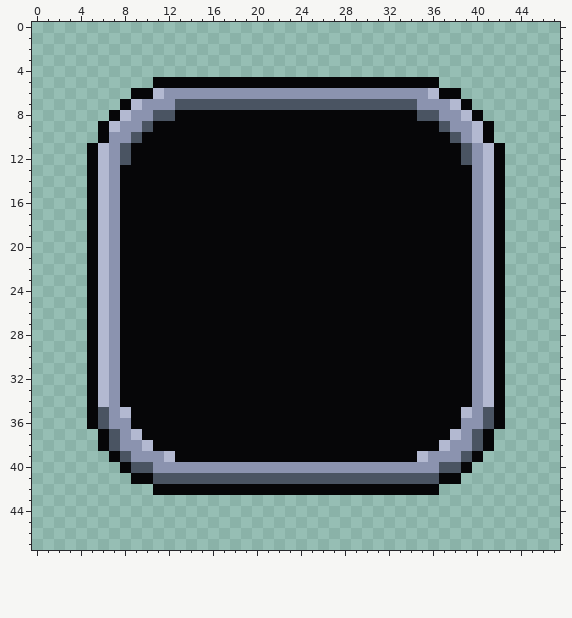
File history of a pixel-art file, art/ninePatch.aseprite. Above: the version before the commit.
48x48 pixels, 1 frame.
The result:
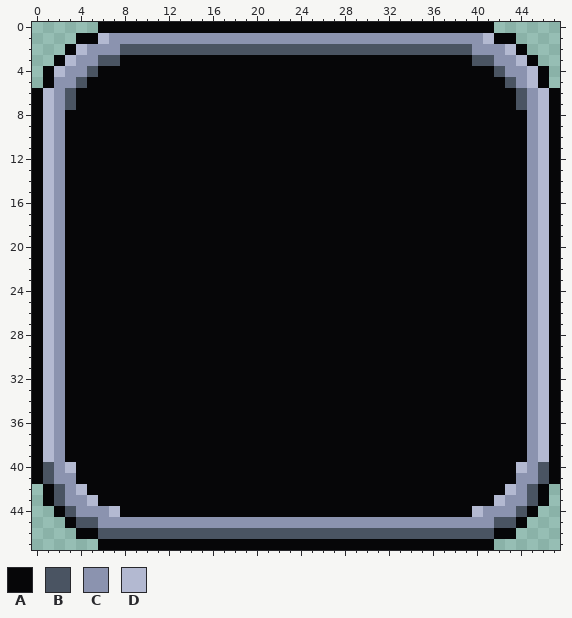
Palette (. is transparent): A #060608  B #4a5462  C #8b93af  D #b3b9d1
Edits made:
y 0: x 6..41 .................................... -> AAAAAAAAAAAAAAAAAAAAAAAAAAAAAAAAAAAA
y 1: x 4..43 ........................................ -> AADCCCCCCCCCCCCCCCCCCCCCCCCCCCCCCCCCCDAA
y 2: x 3..44 .......................................... -> ADCCCBBBBBBBBBBBBBBBBBBBBBBBBBBBBBBBBCCCDA
y 3: x 2..45 ............................................ -> ADCCBBAAAAAAAAAAAAAAAAAAAAAAAAAAAAAAAABBCCDA
y 4: x 1..46 .............................................. -> ADCCBAAAAAAAAAAAAAAAAAAAAAAAAAAAAAAAAAAAABCCDA
y 5: x 1..10 .......... -> ACCBAAAAAA; x 37..46 .......... -> AAAAAABCDA
y 6: x 0..8 ......... -> ADCBAAAAA; x 11..36 DCCCCCCCCCCCCCCCCCCCCCCCCD -> AAAAAAAAAAAAAAAAAAAAAAAAAA; x 39..47 ......... -> AAAAABCDA
y 7: x 0..7 ........ -> ADCBAAAA; x 9..38 DCCCBBBBBBBBBBBBBBBBBBBBBBCCCD -> AAAAAAAAAAAAAAAAAAAAAAAAAAAAAA; x 40..47 ........ -> AAAABCDA
y 8: x 0..6 ....... -> ADCAAAA; x 8..12 DCCBB -> AAAAA; x 35..39 BBCCD -> AAAAA; x 41..47 ....... -> AAAACDA
y 9: x 0..5 ...... -> ADCAAA; x 7..10 DCCB -> AAAA; x 37..40 BCCD -> AAAA; x 42..47 ...... -> AAACDA
y 10: x 0..5 ...... -> ADCAAA; x 7..9 CCB -> AAA; x 38..40 BCD -> AAA; x 42..47 ...... -> AAACDA
y 11..12: x 0..4 ..... -> ADCAA; x 6..8 DCB -> AAA; x 39..41 BCD -> AAA; x 43..47 ..... -> AACDA
y 13..34: x 0..4 ..... -> ADCAA; x 6..7 DC -> AA; x 40..41 CD -> AA; x 43..47 ..... -> AACDA
y 35: x 0..4 ..... -> ADCAA; x 6..8 BCD -> AAA; x 39..41 DCB -> AAA; x 43..47 ..... -> AACDA
y 36: x 0..4 ..... -> ADCAA; x 6..8 BCC -> AAA; x 39..41 CCB -> AAA; x 43..47 ..... -> AACDA
y 37: x 0..5 ...... -> ADCAAA; x 7..9 BCD -> AAA; x 38..40 DCB -> AAA; x 42..47 ...... -> AAACDA
y 38: x 0..5 ...... -> ADCAAA; x 7..10 BCCD -> AAAA; x 37..40 DCCB -> AAAA; x 42..47 ...... -> AAACDA
y 39: x 0..6 ....... -> ADCAAAA; x 8..12 BCCCD -> AAAAA; x 35..39 DCCCB -> AAAAA; x 41..47 ....... -> AAAACDA
y 40: x 0..7 ........ -> ABCDAAAA; x 9..38 BBCCCCCCCCCCCCCCCCCCCCCCCCCCBB -> AAAAAAAAAAAAAAAAAAAAAAAAAAAAAA; x 40..47 ........ -> AAAADCBA
y 41: x 0..8 ......... -> ABCCAAAAA; x 11..36 BBBBBBBBBBBBBBBBBBBBBBBBBB -> AAAAAAAAAAAAAAAAAAAAAAAAAA; x 39..47 ......... -> AAAAACCBA
y 42: x 1..10 .......... -> ABCDAAAAAA; x 37..46 .......... -> AAAAAADCBA
y 43: x 1..46 .............................................. -> ABCCDAAAAAAAAAAAAAAAAAAAAAAAAAAAAAAAAAAAADCCBA
y 44: x 2..45 ............................................ -> ABCCCDAAAAAAAAAAAAAAAAAAAAAAAAAAAAAAAADCCCBA
y 45: x 3..44 .......................................... -> ABBCCCCCCCCCCCCCCCCCCCCCCCCCCCCCCCCCCCCBBA
y 46: x 4..43 ........................................ -> AABBBBBBBBBBBBBBBBBBBBBBBBBBBBBBBBBBBBAA
y 47: x 6..41 .................................... -> AAAAAAAAAAAAAAAAAAAAAAAAAAAAAAAAAAAA
Changed places in both pictures, as pixel boxes (x1, y1, x2, y2):
changed: (32, 22, 560, 550)
